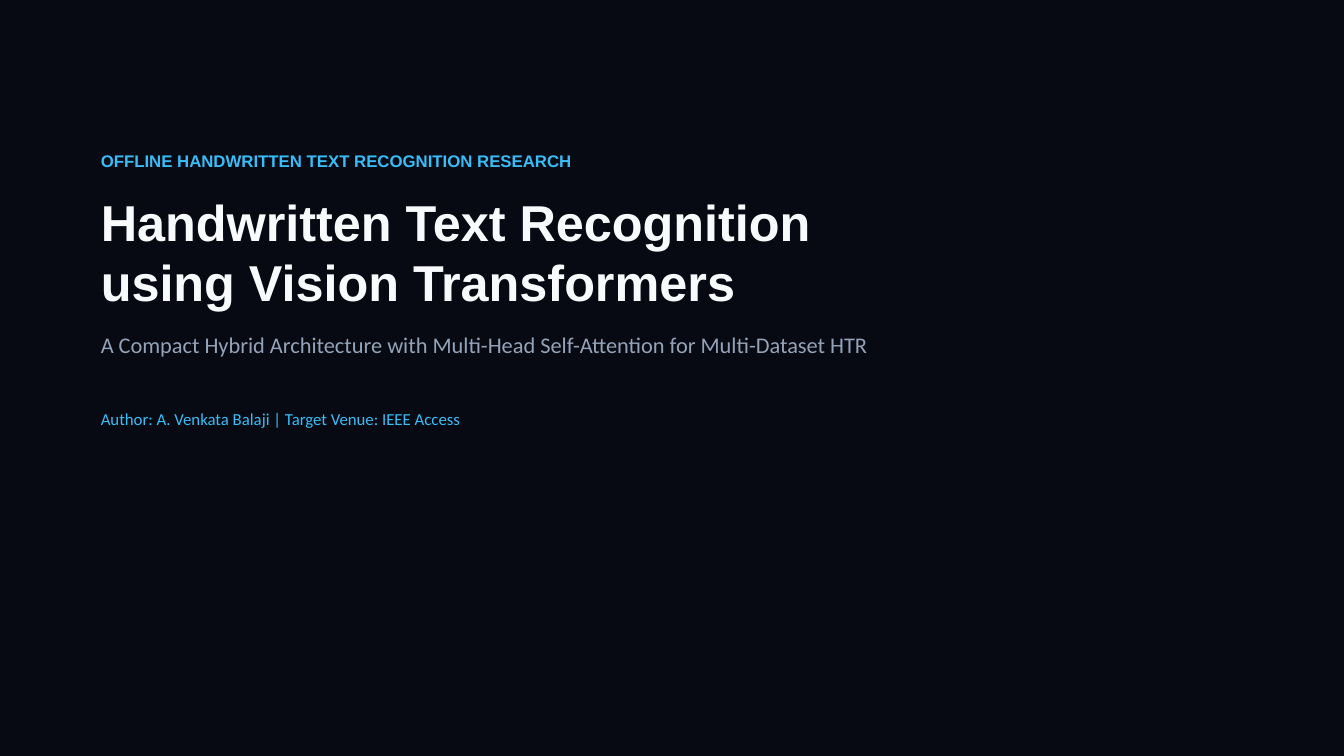
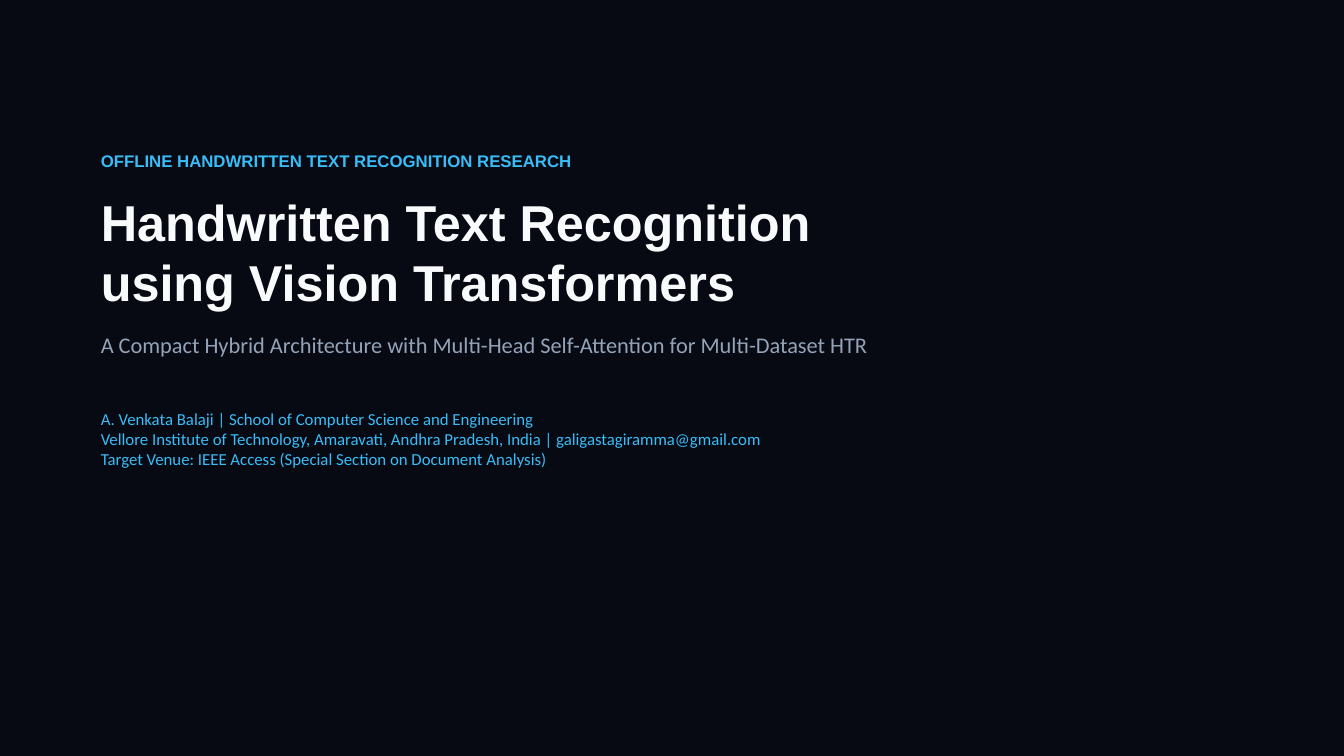
Before and after one commit to Balaji268268/HandwrittenTextRecognition, a slide deck: slide 1 of Handwritten_Text_Recognition_MNC_Keynote.pptx. Drawn at 1344x756 pixels with LibreOffice and Linux fonts; fonts in the diff are those of the drawing. Boxes give left, top, right and bottom in pixels: in the first picture for what was removed or moved away, otherwise in the second. Text is boxed around its words. In the diff, an @@ line names an element or a change of style, - is before the commit and + after.

Commit message:
Add qualitative test prediction figures, visual failure analysis, and plain-English descriptions across paper and keynote

```diff
--- a/Handwritten_Text_Recognition_MNC_Keynote.pptx
+++ b/Handwritten_Text_Recognition_MNC_Keynote.pptx
@@ text at (101, 413, 760, 468): text changed @@
-Author: A. Venkata Balaji | Target Venue: IEEE Access
+A. Venkata Balaji | School of Computer Science and Engineering
+Vellore Institute of Technology, Amaravati, Andhra Pradesh, India | galigastagiramma@gmail.com
+Target Venue: IEEE Access (Special Section on Document Analysis)
```
Also in this commit, not shown: 1 other slide changed, 1 slide added, 10 other files.
